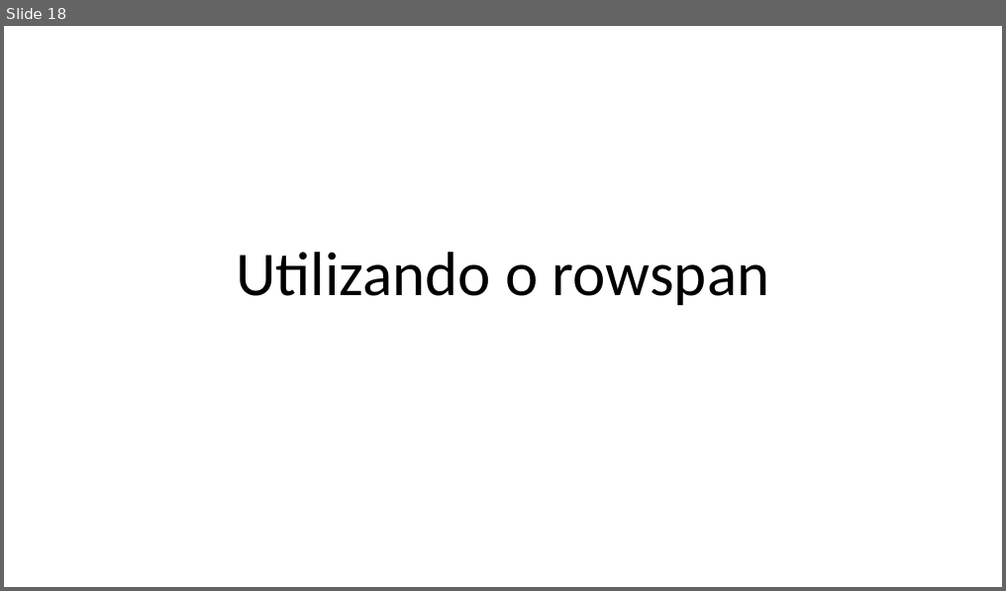
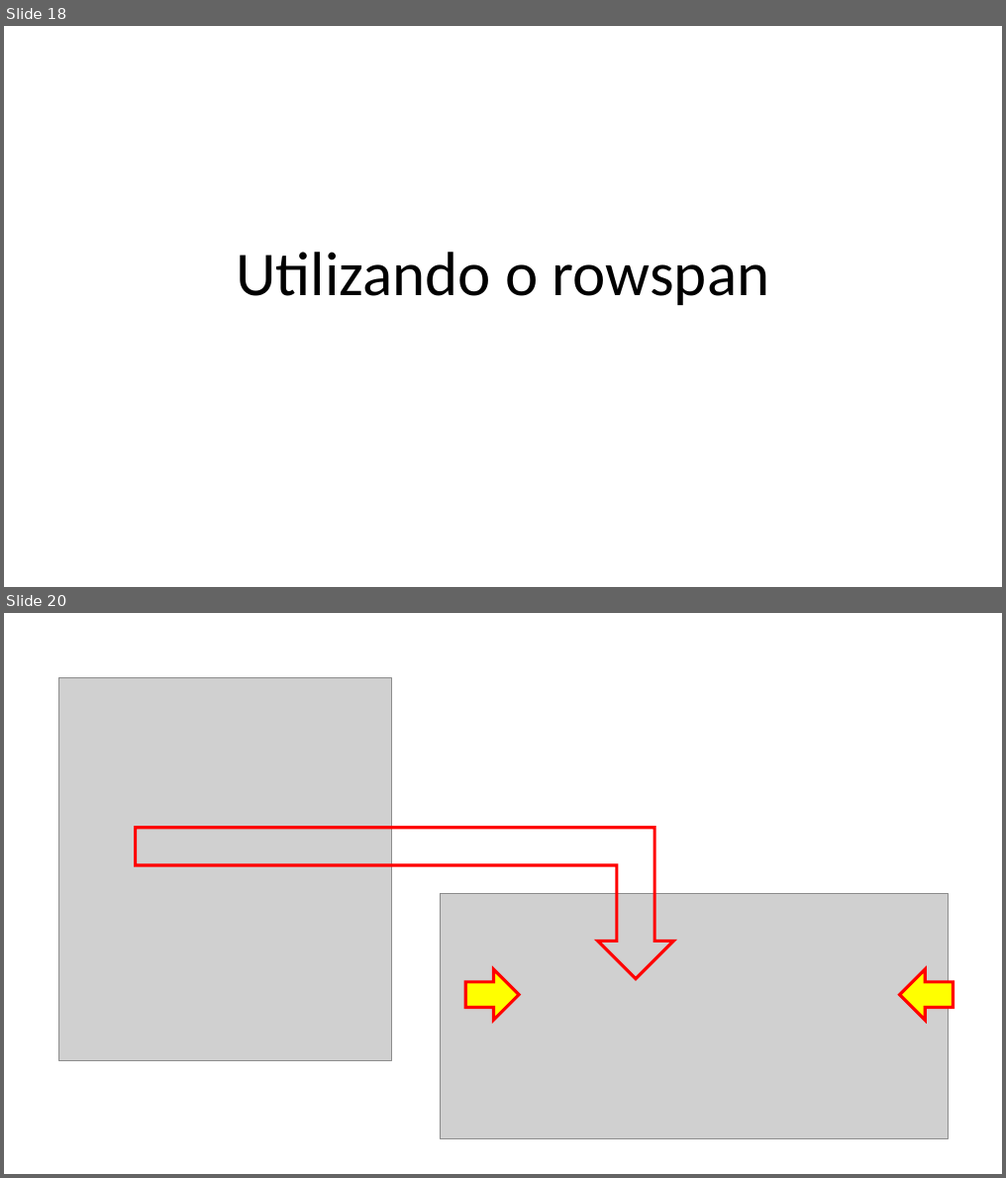
Before and after one commit to guilhermehsouza/AulaHTML, a slide deck: Aula 05 - Exemplo 4.pptx. Shown one above the other, each under a label of ours: slide 18 before the commit, slides 18 and 20 after it; the slides between them are not shown. The pictures are 1006x591 and 1006x1178 pixels, drawn with LibreOffice and Linux fonts; fonts in the diff are those of the drawing; grey boxes stand for pictures. Boxes give left, top, right and bottom in pixels: in the first picture for what was removed or moved away, otherwise in the second. Text is boxed around its words. In the diff, an @@ line names an element or a change of style, - is before the commit and + after.

```diff
--- a/Aula 05 - Exemplo 4.pptx
+++ b/Aula 05 - Exemplo 4.pptx
@@ slide 20 added at box(4, 613, 1002, 1174), background #FFFFFF @@
@@ picture added at box(58, 678, 391, 1062) @@
@@ bent up arrow added at box(135, 828, 673, 979), outline #FF0000 3 pt @@
@@ picture added at box(440, 894, 948, 1140) @@
@@ right arrow added at box(466, 969, 519, 1020), fill #FFFF00, outline #FF0000 3 pt @@
@@ right arrow added at box(900, 969, 953, 1020), fill #FFFF00, outline #FF0000 3 pt @@
```
Also in this commit, not shown: 18 other slides added, 4 slides removed, 5 other files.
